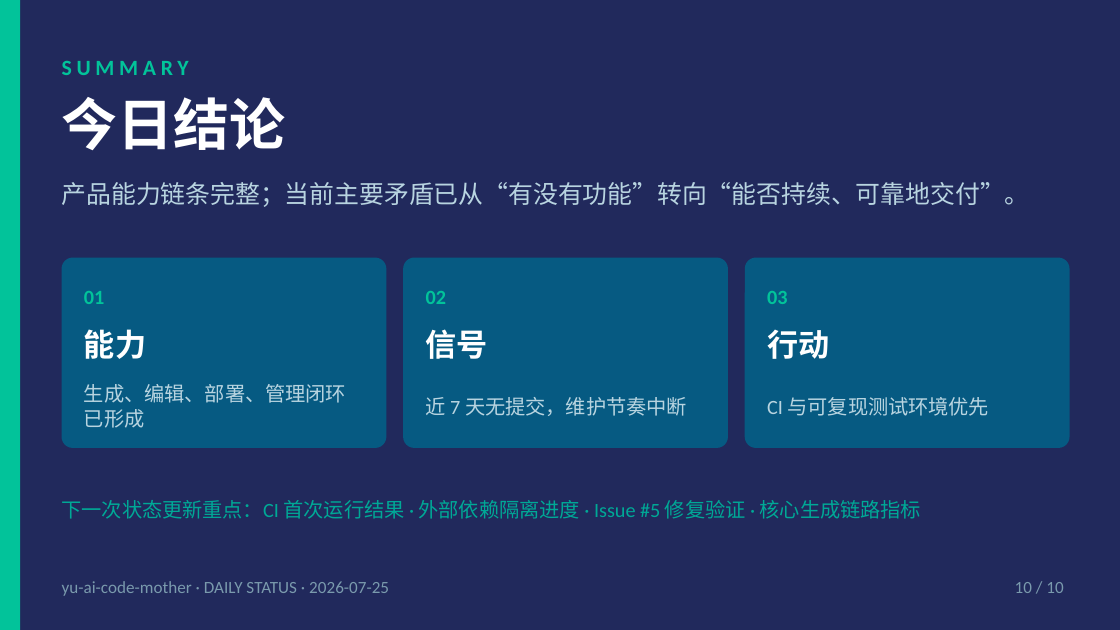
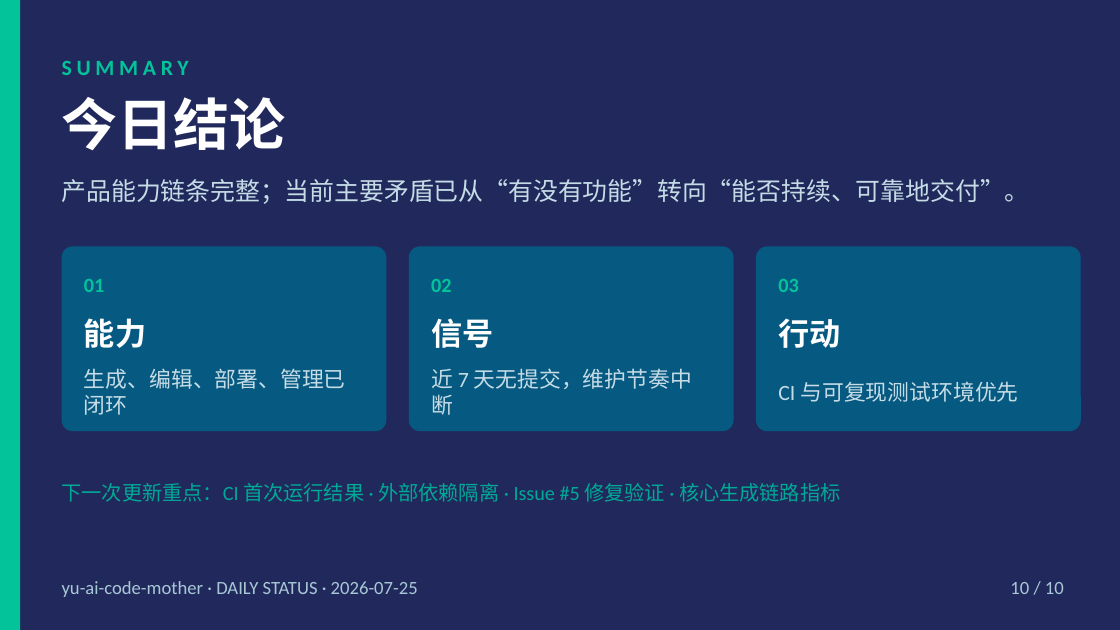
Before and after one commit to liyupi/yu-ai-code-mother, a slide deck: slide 10 of docs/reports/project-status-2026-07-25.pptx. Drawn at 1120x630 pixels with LibreOffice and Linux fonts; fonts in the diff are those of the drawing. Boxes give left, top, right and bottom in pixels: in the first picture for what was removed or moved away, otherwise in the second. Text is boxed around its words. In the diff, an @@ line names an element or a change of style, - is before the commit and + after.

```diff
--- a/docs/reports/project-status-2026-07-25.pptx
+++ b/docs/reports/project-status-2026-07-25.pptx
@@ text "产品能力链条完整；当前主要矛盾已从“有没有功能”转向“能否持续、可靠地交付”。" at (x1=62, y1=179, x2=1030, y2=204): text colour #B8D4E0 to #C5DCE6 @@
@@ rounded rectangle resized from (x1=62, y1=258, x2=386, y2=448) to (x1=62, y1=246, x2=386, y2=431) @@
@@ text "01" moved from (x1=84, y1=291, x2=104, y2=304) to (x1=84, y1=279, x2=104, y2=292) @@
@@ rounded rectangle resized from (x1=403, y1=258, x2=728, y2=448) to (x1=409, y1=246, x2=734, y2=431) @@
@@ text "02" moved from (x1=426, y1=291, x2=446, y2=304) to (x1=431, y1=279, x2=451, y2=292) @@
@@ proportions changed in 3 elements at (x1=62, y1=246, x2=386, y2=431), (x1=409, y1=246, x2=734, y2=431), (x1=756, y1=246, x2=1081, y2=431) @@
@@ rounded rectangle resized from (x1=745, y1=258, x2=1070, y2=448) to (x1=756, y1=246, x2=1081, y2=431) @@
@@ text "03" moved from (x1=767, y1=291, x2=787, y2=304) to (x1=778, y1=279, x2=798, y2=292) @@
@@ text "能力" moved from (x1=84, y1=329, x2=146, y2=359) to (x1=84, y1=318, x2=146, y2=348) @@
@@ text "信号" moved from (x1=426, y1=329, x2=488, y2=359) to (x1=431, y1=318, x2=493, y2=348) @@
@@ text "行动" moved from (x1=767, y1=329, x2=829, y2=359) to (x1=778, y1=318, x2=840, y2=348) @@
@@ text at (x1=84, y1=368, x2=346, y2=415): text changed; size 13 to 14 pt; text colour #B8D4E0 to #C5DCE6 @@
-生成、编辑、部署、管理闭环已形成
+生成、编辑、部署、管理已闭环
@@ text "近 7 天无提交，维护节奏中断" moved from (x1=426, y1=397, x2=687, y2=416) to (x1=431, y1=368, x2=692, y2=415) @@
@@ text "近 7 天无提交，维护节奏中断" at (x1=431, y1=368, x2=692, y2=415): size 13 to 14 pt, text colour #B8D4E0 to #C5DCE6 @@
@@ text "CI 与可复现测试环境优先" at (x1=778, y1=381, x2=1018, y2=402): size 13 to 14 pt, text colour #B8D4E0 to #C5DCE6 @@
@@ text "CI 与可复现测试环境优先" moved from (x1=767, y1=397, x2=990, y2=416) to (x1=778, y1=381, x2=1018, y2=402) @@
@@ text at (x1=62, y1=483, x2=840, y2=502): text changed @@
-下一次状态更新重点：CI 首次运行结果 · 外部依赖隔离进度 · Issue #5 修复验证 · 核心生成链路指标
+下一次更新重点：CI 首次运行结果 · 外部依赖隔离 · Issue #5 修复验证 · 核心生成链路指标
@@ text "yu-ai-code-mother · DAILY STATUS · ..." at (x1=62, y1=581, x2=418, y2=597): size 11 to 12 pt, text colour #7A9AAD to #A8C8D6 @@
@@ text "10 / 10" at (x1=1010, y1=582, x2=1064, y2=594): size 11 to 12 pt, text colour #7A9AAD to #A8C8D6 @@
```
Also in this commit, not shown: 9 other slides changed.
